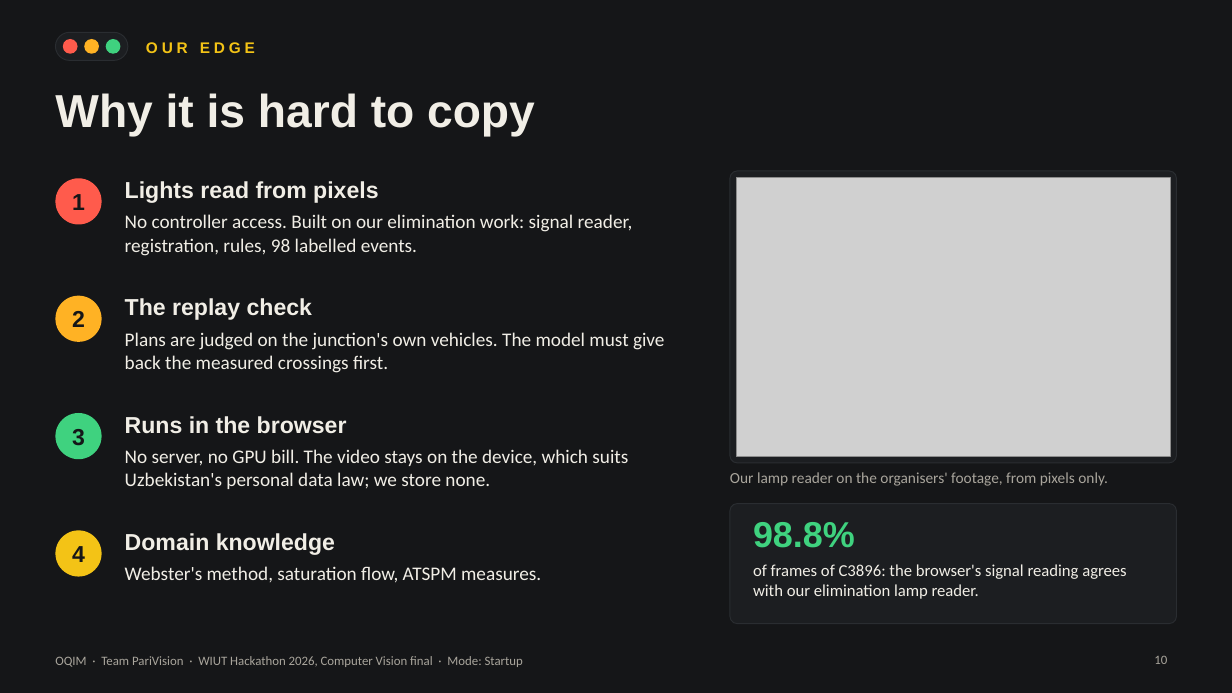
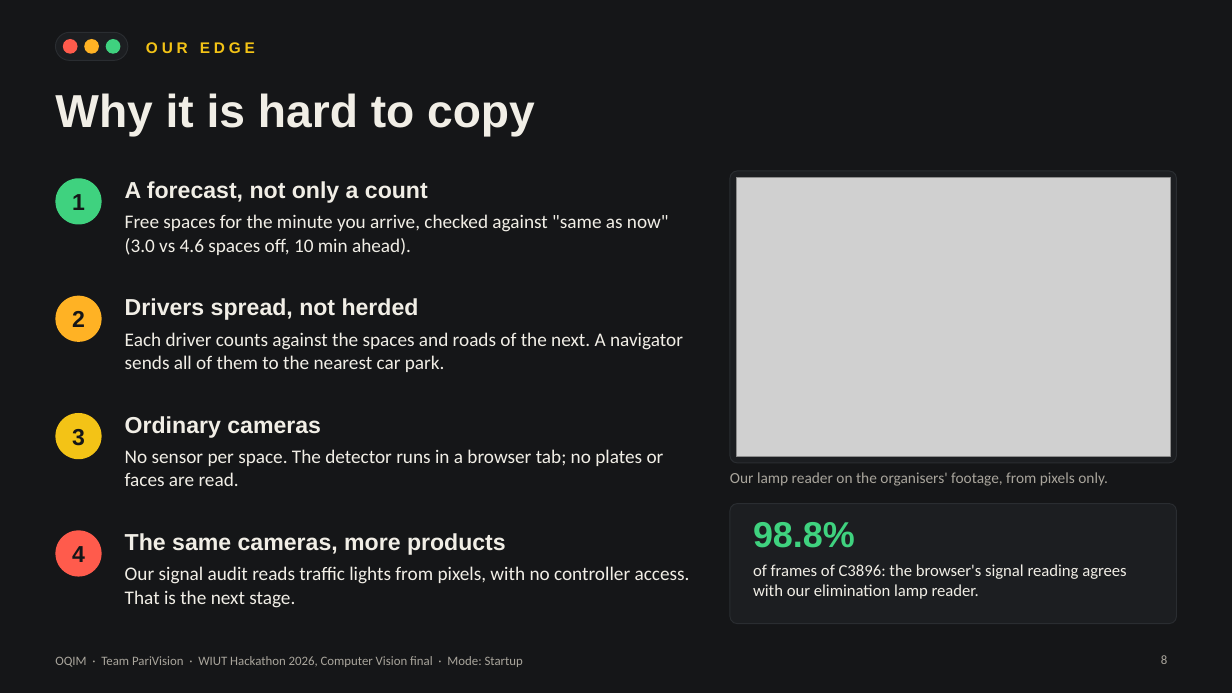
Before and after one commit to baytoooo/oqim, a slide deck: slide 8 of deck/OQIM_defence.pptx (slide 10 before the commit). Drawn at 1232x693 pixels with LibreOffice and Linux fonts; fonts in the diff are those of the drawing; grey boxes stand for pictures. Boxes give left, top, right and bottom in pixels: in the first picture for what was removed or moved away, otherwise in the second. Text is boxed around its words. In the diff, an @@ line names an element or a change of style, - is before the commit and + after.

```diff
--- a/deck/OQIM_defence.pptx
+++ b/deck/OQIM_defence.pptx
@@ ellipse "1" at (55,178,102,225): fill #FF5B4C to #3FD27F @@
@@ text at (125,181,428,203): text changed @@
-Lights read from pixels
+A forecast, not only a count
@@ text at (125,214,669,255): text changed @@
-No controller access. Built on our elimination work: signal reader, registration, rules, 98 labelled events.
+Free spaces for the minute you arrive, checked against "same as now" (3.0 vs 4.6 spaces off, 10 min ahead).
@@ text at (125,298,419,320): text changed @@
-The replay check
+Drivers spread, not herded
@@ text at (125,332,683,372): text changed @@
-Plans are judged on the junction's own vehicles. The model must give back the measured crossings first.
+Each driver counts against the spaces and roads of the next. A navigator sends all of them to the nearest car park.
@@ ellipse "3" at (55,413,102,459): fill #3FD27F to #F3C316 @@
@@ text at (125,416,321,438): text changed @@
-Runs in the browser
+Ordinary cameras
@@ text at (125,449,664,486): text changed @@
-No server, no GPU bill. The video stays on the device, which suits Uzbekistan's personal data law; we store none.
+No sensor per space. The detector runs in a browser tab; no plates or faces are read.
@@ ellipse "4" at (55,531,102,577): fill #F3C316 to #FF5B4C @@
@@ text at (125,533,506,555): text changed @@
-Domain knowledge
+The same cameras, more products
@@ text at (125,566,690,608): text changed @@
-Webster's method, saturation flow, ATSPM measures.
+Our signal audit reads traffic lights from pixels, with no controller access. That is the next stage.
@@ page number at (1161,655,1167,664): text changed @@
-10
+8
```
Also in this commit, not shown: 4 other slides changed, 6 slides added, 7 slides removed, 51 other files.
